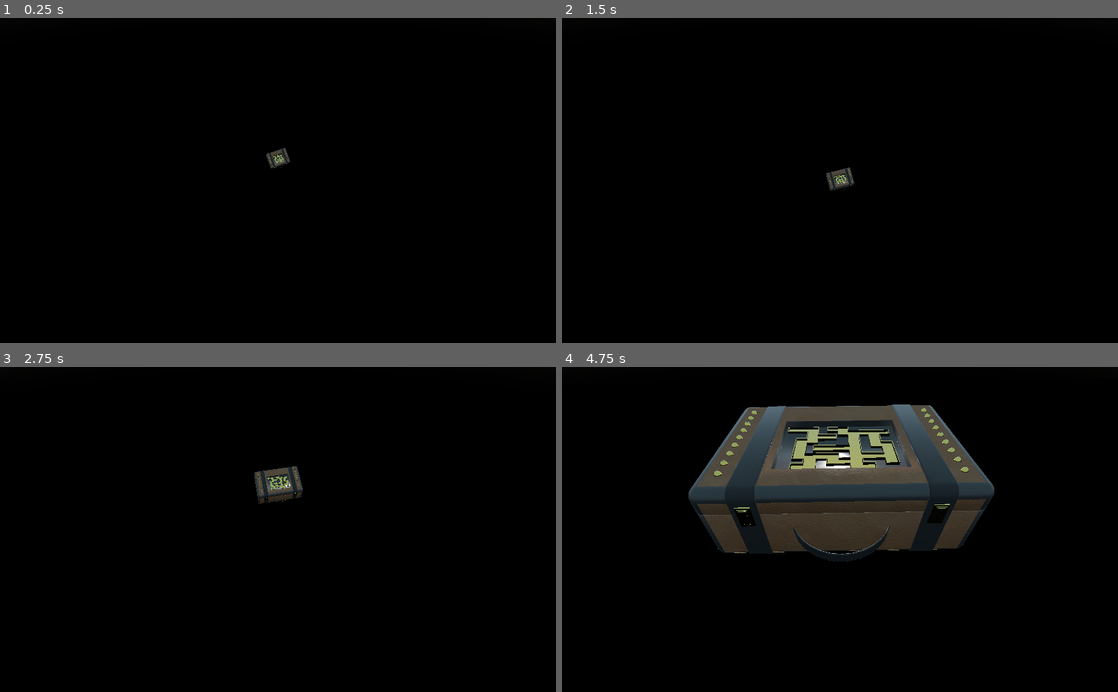
Above: before the commit, frames 1-4 (two rows, left to right).
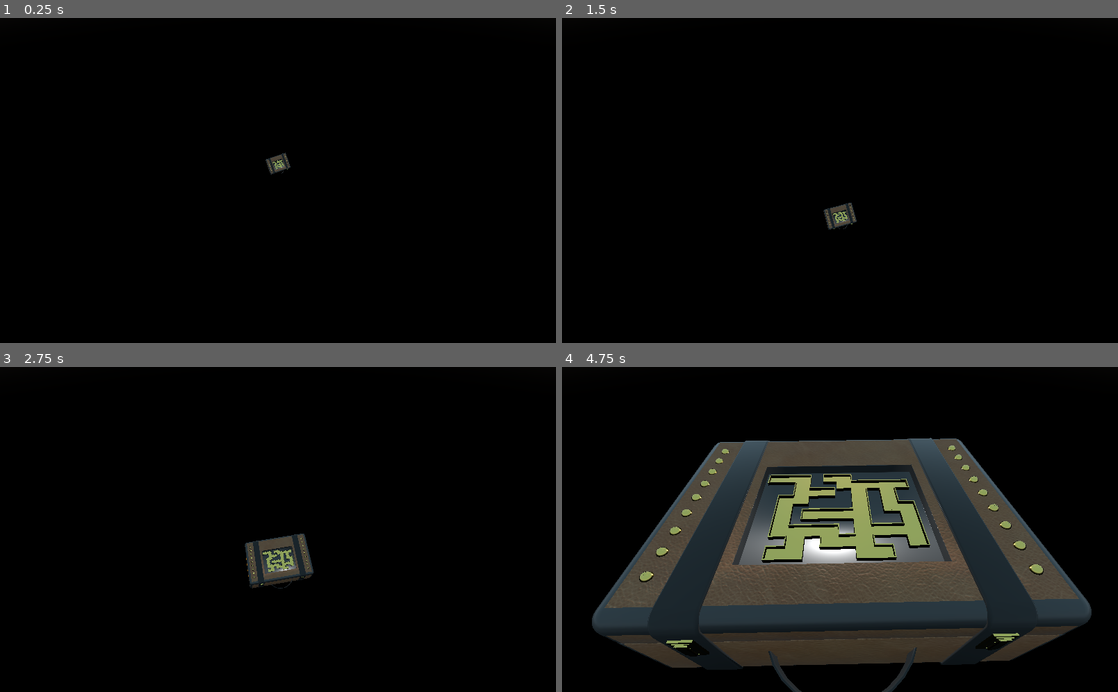
Above: after the commit, the same moments.

Repository: nheeb/OrbinTime
Game: Godot game, scene res://Level.tscn
Two runs of this game, one before a commit and one after it. Both use one fixed random seed, a clock stepped at 60 frames per second and the inputs below.
Inputs (mouse positions are in pixels of both pictures, inside the frame that each line leads up to):
- Up to frame 1 (0.25 s): no input
- Up to frame 2 (1.5 s): move the mouse to (962, 164) at 0.52 s; tap R (teleport_orb) at 0.6 s; click (962, 164) at 0.67 s; move the mouse to (728, 196) at 1.27 s; tap T (clear_selection) at 1.35 s; click (728, 196) at 1.42 s
- Up to frame 3 (2.75 s): tap R (teleport_orb) at 1.55, 2.1 s; move the mouse to (333, 458) at 2.02 s; click (333, 458) at 2.17 s
- Up to frame 4 (4.75 s): move the mouse to (812, 594) at 2.77 s; tap R (teleport_orb) at 2.85, 3.8, 4.35 s; click (812, 594) at 2.92 s; move the mouse to (1006, 578) at 3.52 s; tap T (clear_selection) at 3.6 s; click (1006, 578) at 3.67 s; move the mouse to (673, 480) at 4.27 s; click (673, 480) at 4.42 s

The runs differ from the first frame. In frame 1, 0.2% of the frame differs, in the area x 47-53%, y 39-49%; in frame 2, 0.6%; in frame 3, 2.3%; in frame 4, 47%, in the area x 5-96%, y 11-100%.

Commit message:
smol

Diff:
--- a/Level.gd
+++ b/Level.gd
@@ -1,6 +1,6 @@
 extends Spatial
 
-var finish_range := .01
+var finish_range := .02
 
 
 # target transform
@@ -31,7 +31,7 @@
 	$Suitcase.global_transform.origin = $SuitcaseSpawn.global_transform.origin
 	$Suitcase.transform.basis = Transform.IDENTITY.rotated(Vector3(1, .5, 0).normalized(), 70).basis
 	$Tween.interpolate_property($Suitcase, "global_transform:origin:x", $Suitcase.global_transform.origin.x, suitcase_target.x, 5)
-	$Tween.interpolate_property($Suitcase, "global_transform:origin:z", $Suitcase.global_transform.origin.z, suitcase_target.z, 5)
+	$Tween.interpolate_property($Suitcase, "global_transform:origin:z", $Suitcase.global_transform.origin.z, suitcase_target.z, 5, Tween.TRANS_QUAD, Tween.EASE_OUT)
 	$Tween.interpolate_property($Suitcase, "global_transform:origin:y", $Suitcase.global_transform.origin.y, suitcase_target.y, 5, Tween.TRANS_CUBIC, Tween.EASE_IN_OUT)
 	$Tween.interpolate_property($Suitcase, "transform:basis", $Suitcase.transform.basis, Basis.IDENTITY, 5)
 	$Tween.start()
@@ -67,7 +67,8 @@
 			$Tween.interpolate_property($Orb, "global_transform:origin:y", $Orb.global_transform.origin.y, $Suitcase/Main/SocketModel/OrbTarget.global_transform.origin.y, fly_duration, Tween.TRANS_QUAD, Tween.EASE_IN)
 			$Tween.start()
 			yield(get_tree().create_timer(.7), "timeout")
+			$Suitcase/SuitcaseModel/OpenPivot/Maze.queue_free()
 			move_camera_to_base_pos()
 
-		if Input.is_action_just_pressed("teleport_orb"):
+		if Input.is_action_just_pressed("teleport_orb") or $Orb.global_transform.origin.y < -2:
 			$Orb.global_transform.origin = $Suitcase/MazeFinish.global_transform.origin
--- a/Maze.tscn
+++ b/Maze.tscn
@@ -32,7 +32,7 @@
 transform = Transform( 1, 0, 0, 0, 1, 0, 0, 0, 1, -0.184261, 0.0270631, -0.118766 )
 
 [node name="CollisionShape" type="CollisionShape" parent="StaticBody"]
-transform = Transform( 0.262236, 0, 0, 0, 0.00218244, 0, 0, 0, 0.262236, -0.0122186, -0.00245348, -0.0302847 )
+transform = Transform( 0.262236, 0, 0, 0, 0.219922, 0, 0, 0, 0.262236, -0.0122186, -0.2171, -0.0302847 )
 shape = SubResource( 7 )
 
 [node name="CollisionShape2" type="CollisionShape" parent="StaticBody"]
--- a/Objects/WeightRack.gd
+++ b/Objects/WeightRack.gd
@@ -12,7 +12,7 @@
 			if Game.selected_weight != null: # Weight is selected and will be dropped off here
 				var weight: Weight = Game.selected_weight
 				weight.global_transform.origin.x = global_transform.origin.x
-				weight.global_transform.origin.y = global_transform.origin.x
+				weight.global_transform.origin.y = global_transform.origin.y
 				weight.global_transform.origin.z = global_transform.origin.z
 				Game.selected_weight = null
 				weight.currently_selected = false
--- a/Suitcase.gd
+++ b/Suitcase.gd
@@ -1,7 +1,7 @@
 extends Spatial
 
 var maze_mode := true
-var max_angle_degree := 10
+var max_angle_degree := 8
 
 func _ready():
 	$SuitcaseModel/OpenPivot.rotation_degrees = Vector3.ZERO
@@ -16,8 +16,8 @@
 		var x_target := mouse_pos.y * max_angle_degree
 		var z_target := -mouse_pos.x * max_angle_degree
 
-		rotation_degrees.x = lerp(rotation_degrees.x, x_target, .1)
-		rotation_degrees.z = lerp(rotation_degrees.z, z_target, .1)
+		rotation_degrees.x = lerp(rotation_degrees.x, x_target, .05)
+		rotation_degrees.z = lerp(rotation_degrees.z, z_target, .05)
 #		rotation_degrees.x = x_target
 #		rotation_degrees.z = z_target
 
